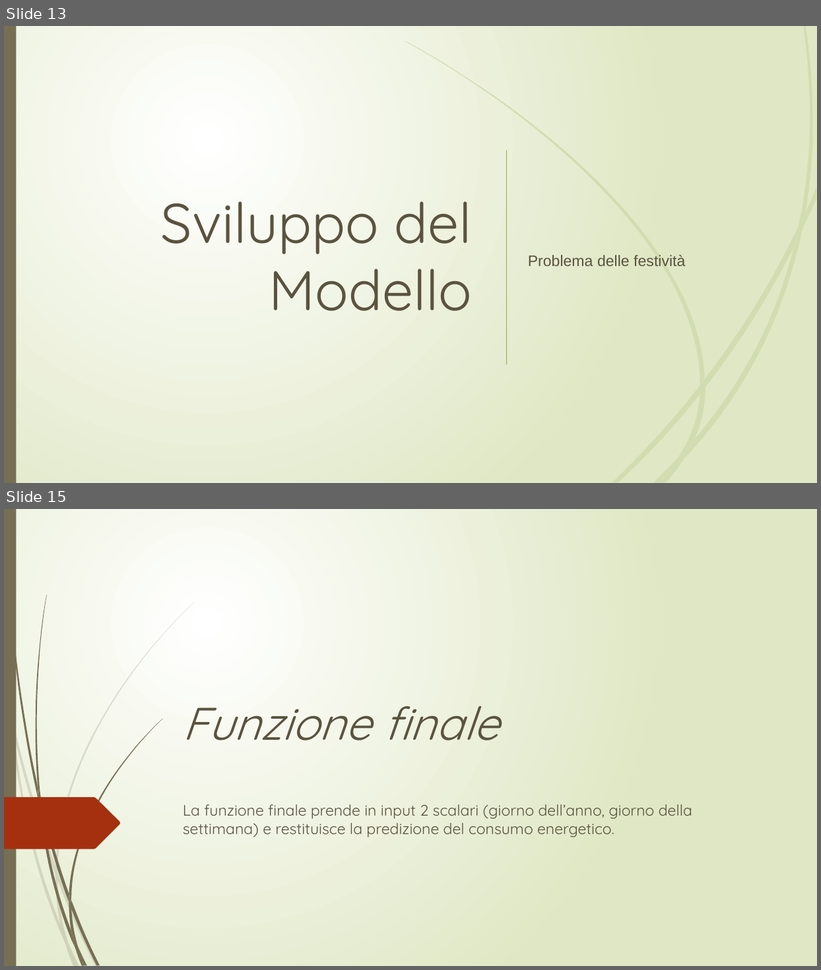
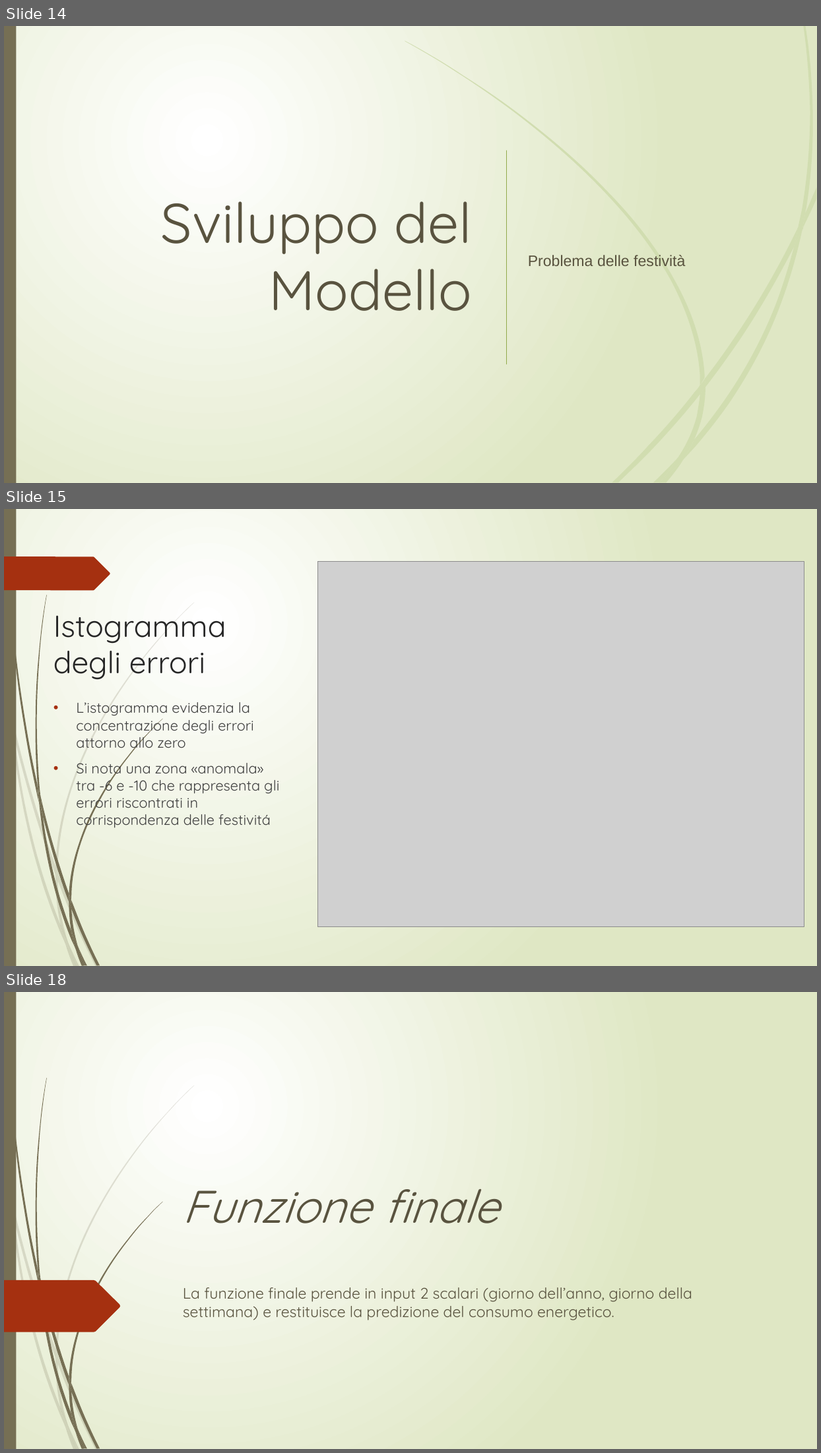
Before and after one commit to r1cky0/Italian-energy-consumption-prediction, a slide deck: presentazione_imad.pptx. Shown one above the other, each under a label of ours: slides 13 and 15 before the commit, slides 14, 15 and 18 after it; the slides between them are not shown. The pictures are 821x970 and 821x1453 pixels, drawn with LibreOffice and Linux fonts; fonts in the diff are those of the drawing; grey boxes stand for pictures. Boxes give left, top, right and bottom in pixels: in the first picture for what was removed or moved away, otherwise in the second. Text is boxed around its words. In the diff, an @@ line names an element or a change of style, - is before the commit and + after.

```diff
--- a/presentazione_imad.pptx
+++ b/presentazione_imad.pptx
@@ slide 15 added at (4,509,817,966), background gradient #FFFFFF to #DFE8C4; not listed: 23 template elements that a slide beside it also shows @@
@@ freeform shape added at (4,557,110,590), fill #A53010 @@
@@ picture added at (318,561,805,927) @@
@@ title added at (54,615,226,680), 36 pt, text #262626 @@
+Istogramma degli errori
@@ text added at (76,702,279,829), 17 pt, text #404040 @@
+• L’istogramma evidenzia la concentrazione degli errori attorno allo zero
+• Si nota una zona «anomala» tra -6 e -10 che rappresenta gli errori riscontrati in corrispondenza delle festivitá
@@ what was slide 13 is now slide 14 @@
@@ what was slide 15 is now slide 18 @@
```
Also in this commit, not shown: 2 slides changed, 2 other slides added, 2 other files.
